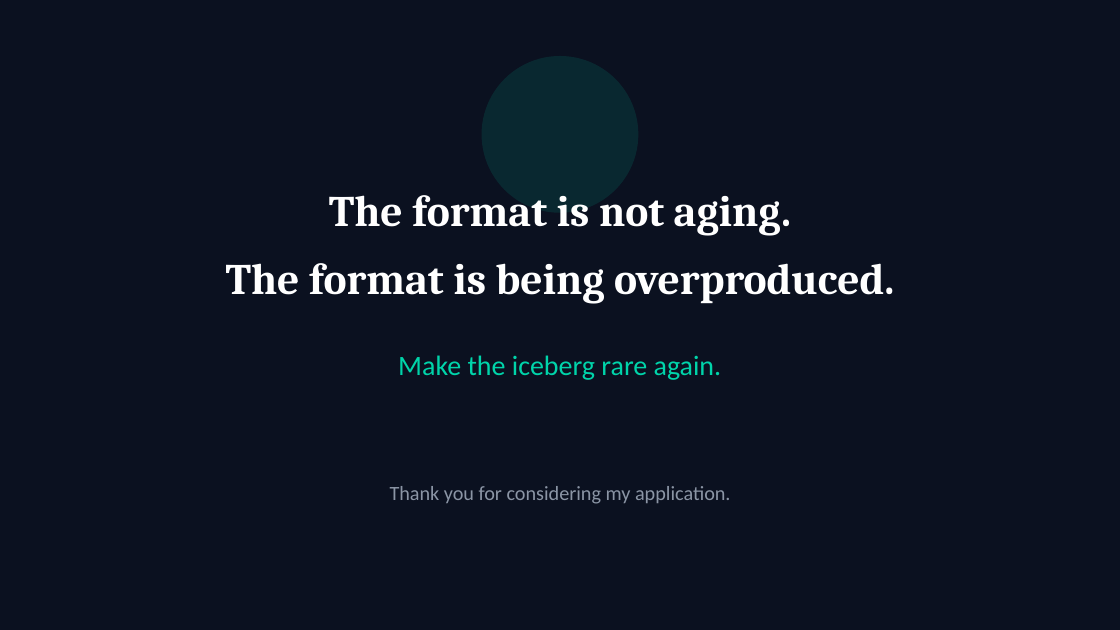
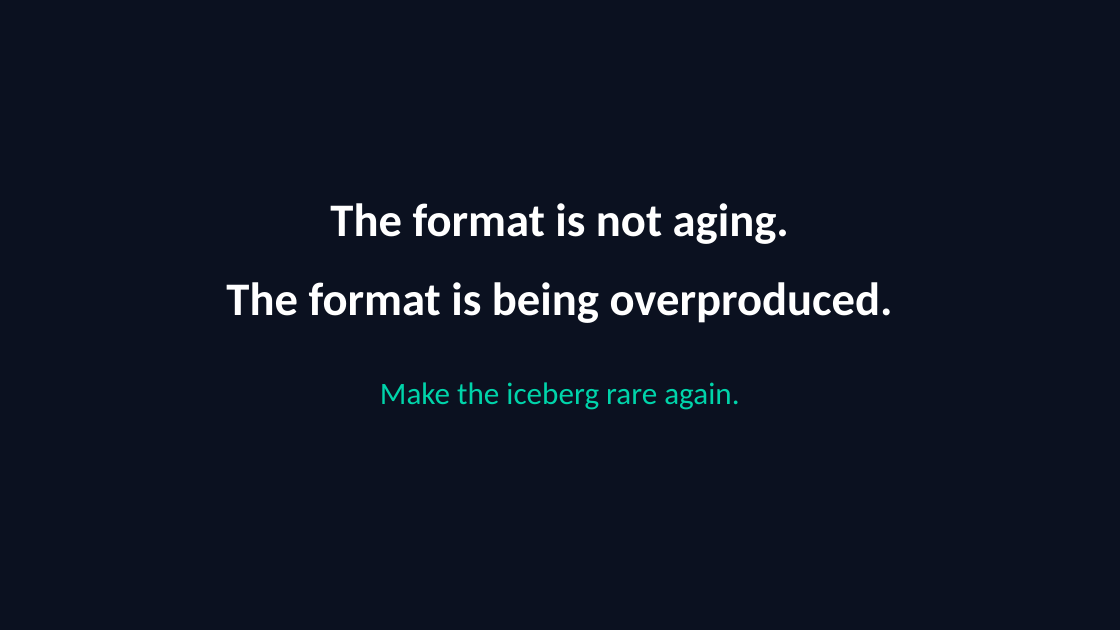
Before and after one commit to whhothe/claude-stuff, a slide deck: slide 14 of abyssal-network-presentation.pptx (slide 16 before the commit). Drawn at 1120x630 pixels with LibreOffice and Linux fonts; fonts in the diff are those of the drawing. Boxes give left, top, right and bottom in pixels: in the first picture for what was removed or moved away, otherwise in the second. Text is boxed around its words. In the diff, an @@ line names an element or a change of style, - is before the commit and + after.

```diff
--- a/abyssal-network-presentation.pptx
+++ b/abyssal-network-presentation.pptx
@@ ellipse removed at (482,56,638,213) @@
@@ text "The format is not aging." at (226,203,893,323): size 28 to 30 pt, font Cambria to Calibri; line spacing 1.3 to 1.4 @@
@@ text "Make the iceberg rare again.": place and size @@
-text "Make the iceberg rare again." at (398,355,722,380)
+text "Make the iceberg rare again." at (380,382,739,410)
@@ text "Make the iceberg rare again." at (380,382,739,410): size 18 to 20 pt @@
@@ text removed at (390,486,731,504) @@
-Thank you for considering my application.
```
Also in this commit, not shown: 7 other slides changed, 6 slides added, 8 slides removed.
